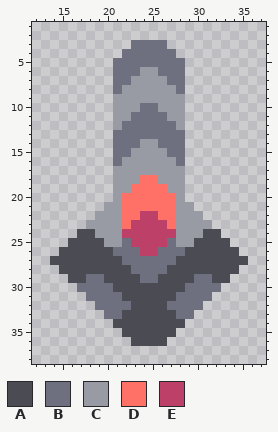
Pixel-art sprite -- sprites/11w03/11w03a-gun.png. This is how it looked before the edit.
The file is 50x50 pixels. Shown: x 12..37, y 1..38.
Palette (. is transparent): A #4a4b53  B #6e7080  C #989aa4  D #ff7066  E #bd4068
Pixels before, first column x 14:
 3 .........BBBB.........
 4 ........BBBBBB........
 5 .......BBBBBBBB.......
 6 .......BBBCCBBB.......
 7 .......BBCCCCBB.......
 8 .......BCCCCCCB.......
 9 .......CCCCCCCC.......
10 .......CCCBBCCC.......
11 .......CCBBBBCC.......
12 .......CBBBBBBC.......
13 .......BBBBBBBB.......
14 .......BBBCCBBB.......
15 .......BBCCCCBB.......
16 .......BCCCCCCB.......
17 .......CCCCCCCC.......
18 .......CCCDDCCC.......
19 .......CCDDDDCC.......
20 .......CDDDDDDC.......
21 ......CCDDDDDDCC......
22 .....CCCDDEEDDCCC.....
23 ....CCCCDEEEEDCCCC....
24 ...AACCCEEEEEECCCAA...
25 ..AAAACCBEEEEBCCAAAA..
26 .AAAAAABBBEEBBBAAAAAA.
27 AAAAAAAABBBBBBAAAAAAAA
28 .AAAAAAAABBBBAAAAAAAA.
29 ..AABBAAAABBAAAABBAA..
30 ...BBBBAAAAAAAABBBB...
31 ....BBBBAAAAAABBBB....
32 .....BBBBAAAABBBB.....
33 ......BBAAAAAABB......
34 .......AAAAAAAA.......
35 ........AAAAAA........
36 .........AAAA.........
And afterwards:
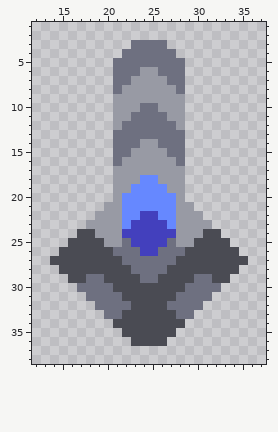
Changes in this commit:
colour D: #ff7066 -> #6688ff
colour E: #bd4068 -> #4340bd
Where, in picture pixels (left, top, right, bottom), the same in both pictures:
changed: (122, 175, 176, 256)
